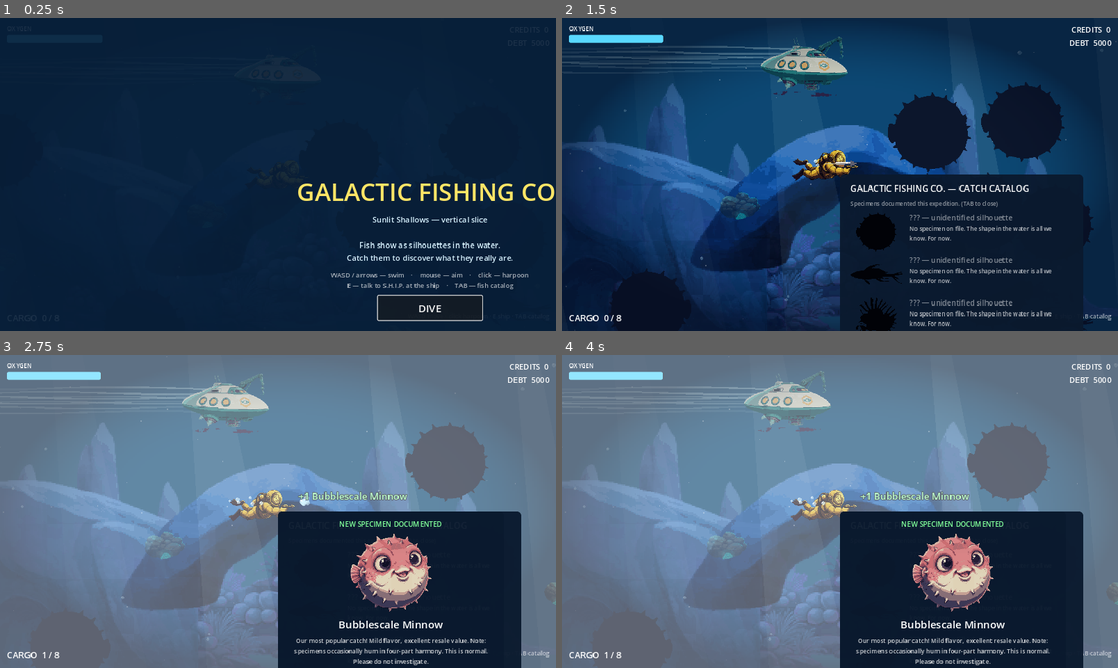
Above: before the commit, frames 1-4 (two rows, left to right).
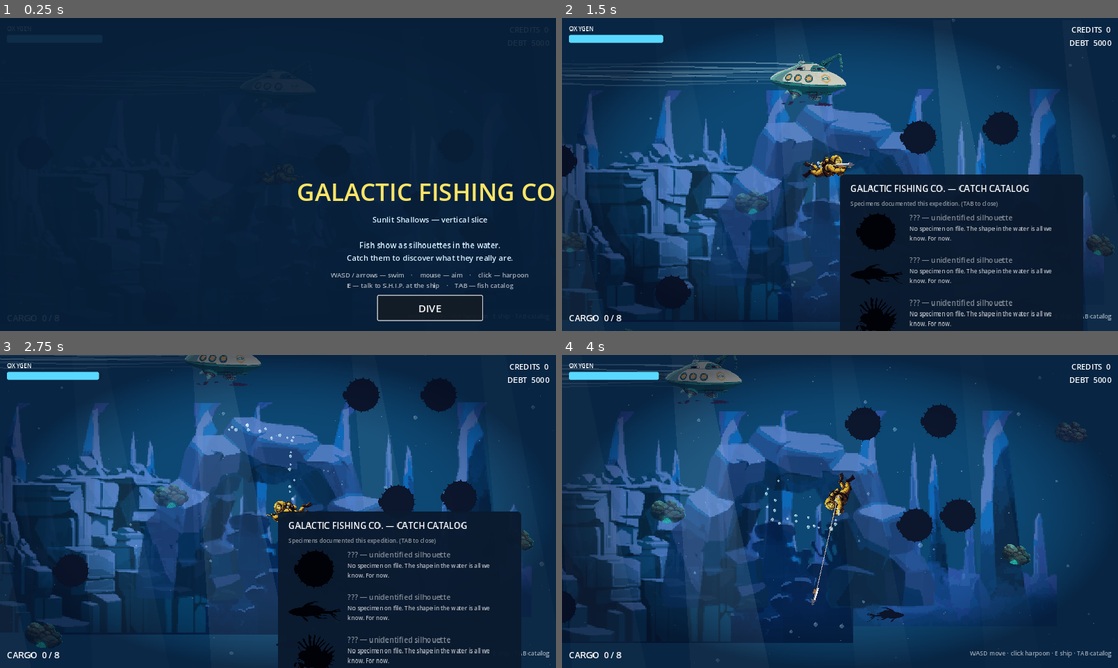
Above: after the commit, the same moments.

Repository: Chowwyie/galactic-fishing-co
Game: Godot game, scene res://scenes/main.tscn
The game is run twice, just before and just after one commit, with the same random seed, the same clock (stepped at 60 frames per second) and the same inputs.
Inputs (mouse positions are in pixels of both pictures, inside the frame that each line leads up to):
- Up to frame 1 (0.25 s): no input
- Up to frame 2 (1.5 s): click "DIVE" at 0.5 s; tap Enter at 1.25 s; move the mouse to (962, 158) at 1.27 s; hold D from 1.28 s (still down); tap Tab at 1.35 s; click (962, 158) at 1.42 s
- Up to frame 3 (2.75 s): move the mouse to (166, 527) at 2.02 s; release D at 2.03 s; hold S from 2.03 s (still down); tap E at 2.1 s
- Up to frame 4 (4 s): move the mouse to (895, 442) at 2.77 s; release S at 2.78 s; hold D 2.78-3.53 s; tap Tab at 2.85 s; move the mouse to (812, 574) at 3.52 s; hold W from 3.53 s (still down); tap E at 3.6 s; click (812, 574) at 3.67 s

The runs differ from the first frame. In frame 2, 29% of the frame differs, in the area x 0-100%, y 0-100%; in frame 3, 83%; in frame 4, 94%.

Commit message:
Iter3: Dave-like framing (diver 0.72, cam 0.88, fish 0.38 x18); flat-shaded batch-E backdrops

Diff:
--- a/scripts/environment.gd
+++ b/scripts/environment.gd
@@ -112,7 +112,7 @@
 			"amp": 12.0, "speed": rng.randf_range(0.4, 0.7), "mode": "bob"})
 	# drifting glow plankton mid-water
 	var gp: Texture2D = load("res://assets/sprites/env-glow-plankton.png")
-	for i in range(6):
+	for i in range(4):
 		var pg := Vector2(rng.randf_range(60, ZONE_W - 60), rng.randf_range(300.0, 1200.0))
 		var g := _spr(gp, pg, rng.randf_range(0.4, 0.6), Color(0.7, 1.0, 0.9, 0.7))
 		add_child(g)
--- a/scripts/fish.gd
+++ b/scripts/fish.gd
@@ -1,6 +1,7 @@
 class_name Fish
 extends Area2D
 
+const FISH_SCALE := 0.38  # iter3: Dave-like small fish silhouettes
 var game
 var species: Dictionary
 var vel := Vector2.ZERO
@@ -28,13 +29,13 @@
 	sprite = AnimatedSprite2D.new()
 	sprite.sprite_frames = sf
 	sprite.play("swim")
-	sprite.scale = Vector2(0.75, 0.75)
+	sprite.scale = Vector2(FISH_SCALE, FISH_SCALE)
 	add_child(sprite)
 	# collision shape sized to silhouette
 	var shape := CollisionShape2D.new()
 	var rect := RectangleShape2D.new()
 	var tex: Texture2D = sf.get_frame_texture("swim", 0)
-	rect.size = tex.get_size() * 0.8
+	rect.size = tex.get_size() * FISH_SCALE
 	shape.shape = rect
 	add_child(shape)
 	_pick_wander_target()
@@ -87,9 +88,9 @@
 	global_position.x = clampf(global_position.x, 40.0, 2520.0)
 	global_position.y = clampf(global_position.y, 120.0, 1470.0)
 	if vel.x < -5.0:
-		sprite.scale.x = -0.75
+		sprite.scale.x = -FISH_SCALE
 	elif vel.x > 5.0:
-		sprite.scale.x = 0.75
+		sprite.scale.x = FISH_SCALE
 
 func catch() -> void:
 	caught = true
--- a/scripts/game.gd
+++ b/scripts/game.gd
@@ -105,7 +105,7 @@
 	title_layer.queue_free()
 
 func spawn_fish() -> void:
-	for i in range(24):
+	for i in range(18):
 		var depth := randf_range(180.0, 1350.0)
 		var options: Array = []
 		for s in FishData.SPECIES:
--- a/scripts/player.gd
+++ b/scripts/player.gd
@@ -41,7 +41,7 @@
 	sprite = AnimatedSprite2D.new()
 	sprite.sprite_frames = sf
 	sprite.play("idle")
-	sprite.scale = Vector2(0.85, 0.85)
+	sprite.scale = Vector2(0.72, 0.72)
 	add_child(sprite)
 	# bubble trail
 	bubbles = CPUParticles2D.new()
@@ -63,6 +63,7 @@
 	cam = Camera2D.new()
 	cam.position_smoothing_enabled = true
 	cam.position_smoothing_speed = 6.0
+	cam.zoom = Vector2(0.88, 0.88)  # iter3: Dave-like framing, environment dominates
 	cam.limit_left = 0
 	cam.limit_right = 2560
 	cam.limit_top = -220
@@ -95,7 +96,7 @@
 	if m.distance_squared_to(global_position) > 4.0:
 		aim_dir = (m - global_position).normalized()
 	sprite.rotation = aim_dir.angle()
-	sprite.scale.y = -0.85 if aim_dir.x < 0.0 else 0.85
+	sprite.scale.y = -0.72 if aim_dir.x < 0.0 else 0.72
 	# movement
 	var mv := Vector2.ZERO
 	if Input.is_physical_key_pressed(KEY_A) or Input.is_physical_key_pressed(KEY_LEFT):
Binary file changed: assets/sprites/env-cliff-wall.png
Binary file changed: assets/sprites/env-coral-forest.png
Binary file changed: assets/sprites/env-distant-arch.png
Binary file changed: assets/sprites/env-distant-spires.png
